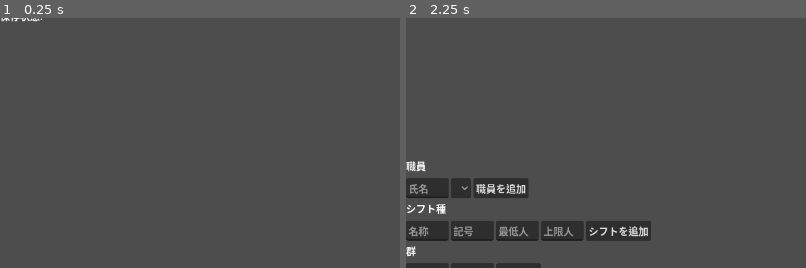
Above: before the commit, frames 1-2 (left to right).
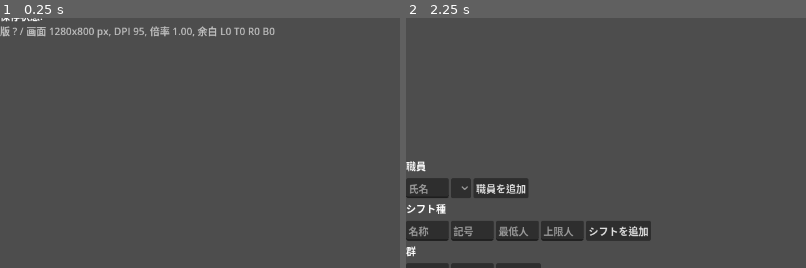
Above: after the commit, the same moments.

Repository: ichirocc/MAGI-Godot
Game: Godot game, scene res://scenes/Home.tscn
Two runs of this game, one before a commit and one after it. Both use one fixed random seed, a clock stepped at 60 frames per second and the inputs below.
Inputs:
- Up to frame 1 (0.25 s): no input
- Up to frame 2 (2.25 s): click "勤務表" at 0.5 s; click "ホーム" at 1.25 s; click "職員/群" at 2 s
The pictures show only the part of the screen within x 0-50%, y 24-74%; the shares and areas given below are measured in that part.

The runs differ from the first frame. In frame 1, 1.1% of the frame differs, in the area x 0-69%, y 3-8%; in frame 2, nothing differs.

Commit message:
実機レイアウト対応の修正: orientation を整数指定、拡大率を画面側で適用、システムバー inset を Kotlin から渡す（3.552.0）
3.551.0 は実機で 3 点とも効かなかった。
- project.godot: window/handheld/orientation は整数 enum。"sensor" は int() で 0=landscape に化けていた → 6
- nav.gd / base_screen.gd: content_scale_factor は Main::start が stretch/scale で上書きするため、
  autoload の _ready でなく各画面の _ready から Nav.apply_ui_scale()（冪等）
- 安全領域: get_display_safe_area() はカットアウトのみ。MagiGodotActivity が WindowInsets
  （systemBars+displayCutout）を magiInsets() で公開し、base_screen.safe_margins_px() が最大を余白に。
  Godot 側 padding と二重にならないよう --edge_to_edge を渡す
- snapshot に appVersion、ホーム末尾に 版/画面px/DPI/倍率/余白 を表示（スクリーンショットで判別）
- docs: godot-ui-migration.md 第8段、README、history、lessons。versionCode 772

Co-Authored-By: Claude Fable 5.1 <noreply@anthropic.com>
Claude-Session: https://claude.ai/code/session_01CFuPm4rhq1ZVwja79wwEpH

Diff:
--- a/godot/project.godot
+++ b/godot/project.godot
@@ -20,8 +20,9 @@
 
 window/size/viewport_width=1280
 window/size/viewport_height=800
-; 端末の回転に追従（3.551.0 ユーザー決定。安全領域と拡大率は base_screen.gd / nav.gd が実行時に合わせる）
-window/handheld/orientation="sensor"
+; 端末の回転に追従（3.551.0 ユーザー決定。安全領域と拡大率は base_screen.gd / nav.gd が実行時に合わせる）。
+; この設定は整数の enum（0=landscape 1=portrait … 6=sensor）。文字列で書くと int() で 0＝landscape に化ける（3.551.0 の実機で再現）。
+window/handheld/orientation=6
 
 [rendering]
 
--- a/godot/scripts/magi_api.gd
+++ b/godot/scripts/magi_api.gd
@@ -64,6 +64,16 @@
 func state() -> Dictionary:
 	return _last_state
 
+## システムバー＋カットアウトの inset（px, [left, top, right, bottom]）。Kotlin 側の WindowInsets 由来。
+## Godot の get_display_safe_area() はカットアウトしか含まないため、ステータスバー/ナビバー分はこちらで得る。
+func insets() -> Array:
+	if not is_native():
+		return [0, 0, 0, 0]
+	var parsed = JSON.parse_string(str(_activity_class.magiInsets()))
+	if parsed is Array and parsed.size() == 4:
+		return parsed
+	return [0, 0, 0, 0]
+
 ## 許可された操作のみ dispatch する（実際の許可判定はKotlin側 MagiOpWhitelist が最終判定）。
 ## 戻り値の "changed" は Kotlin 側が本文の変化で判定した値（no-op の操作は ok=true, changed=false）。
 func dispatch(op: String, args: Dictionary = {}) -> Dictionary:
--- a/godot/scripts/nav.gd
+++ b/godot/scripts/nav.gd
@@ -21,10 +21,16 @@
 	"undo_export": "取消/保存",
 }
 
-func _ready() -> void:
-	if OS.get_name() == "Android":
-		# 端末ピクセル 1:1 だと高 DPI 端末で文字が極小になる（実機 3.550.0）。dp 相当（DPI/160）へ拡大する。
-		get_tree().root.content_scale_factor = clampf(DisplayServer.screen_get_dpi() / 160.0, 1.0, 4.0)
+## dp 相当の拡大率（DPI/160）。端末ピクセル 1:1 だと高 DPI 端末で文字が極小になる（実機 3.550.0）。
+## Main::start が display/window/stretch/scale(=1.0) を root に適用した後でないと上書きされるため、
+## autoload の _ready ではなく各画面の _ready（base_screen）から呼ぶ。冪等。
+func apply_ui_scale() -> void:
+	if OS.get_name() != "Android":
+		return
+	var want := clampf(DisplayServer.screen_get_dpi() / 160.0, 1.0, 4.0)
+	var root := get_tree().root
+	if not is_equal_approx(root.content_scale_factor, want):
+		root.content_scale_factor = want
 
 func go(tab: String) -> void:
 	var path: String = SCENES.get(tab, "")
--- a/godot/scripts/screens/Home.gd
+++ b/godot/scripts/screens/Home.gd
@@ -41,6 +41,12 @@
 		var color = "red" if state.get("messageIsError", false) else "green"
 		lines.append("[color=%s]%s[/color]" % [color, bb(state["message"])])
 	lines.append("保存状態: %s" % state.get("saveState", ""))
+	# 版と画面の実測値（実機のスクリーンショットだけで版・拡大率・余白を確認するため）。
+	var win := DisplayServer.window_get_size()
+	var m := safe_margins_px()
+	lines.append("[color=gray]版 %s / 画面 %dx%d px, DPI %d, 倍率 %.2f, 余白 L%d T%d R%d B%d[/color]" % [
+		bb(state.get("appVersion", "?")), win.x, win.y, DisplayServer.screen_get_dpi(),
+		get_tree().root.content_scale_factor, int(m[0]), int(m[1]), int(m[2]), int(m[3])])
 	$VBox/Content.text = "\n".join(lines)
 	if _buttons.is_empty():
 		return
--- a/godot/scripts/screens/base_screen.gd
+++ b/godot/scripts/screens/base_screen.gd
@@ -19,10 +19,16 @@
 	# 端末幅に収まらないボタン列は横スクロール（build_actions の後＝サブクラスは $VBox/Actions を直接見られる）。
 	_wrap_horizontal(tab_bar)
 	_wrap_horizontal(actions)
+	Nav.apply_ui_scale()
 	_apply_safe_area()
-	get_tree().root.size_changed.connect(_apply_safe_area)
+	get_tree().root.size_changed.connect(_on_size_changed)
 	MagiApi.refresh()
 	_show_bridge_status()
+
+## 回転直後は WindowInsets の更新が window size の変化より遅れて届くので、少し置いて再適用する。
+func _on_size_changed() -> void:
+	_apply_safe_area()
+	get_tree().create_timer(0.3).timeout.connect(_apply_safe_area)
 
 func _wrap_horizontal(bar: Control) -> void:
 	var parent := bar.get_parent()
@@ -36,19 +42,29 @@
 	parent.move_child(scroll, idx)
 
 ## ステータスバー・カメラ穴・ナビゲーションバーの下に UI が潜らないよう、$VBox の余白を安全領域に合わせる。
+## Godot の get_display_safe_area()（カットアウトのみ）と Kotlin 側の WindowInsets（システムバー込み）の大きい方。
 ## Android のみ（デスクトップの get_display_safe_area はスクリーン座標でウィンドウと対応しない）。回転で再適用。
 func _apply_safe_area() -> void:
 	if OS.get_name() != "Android":
 		return
+	var m := safe_margins_px()
+	var s: float = get_tree().root.content_scale_factor
+	$VBox.offset_left = m[0] / s
+	$VBox.offset_top = m[1] / s
+	$VBox.offset_right = -m[2] / s
+	$VBox.offset_bottom = -m[3] / s
+
+## 余白 [left, top, right, bottom]（px）。Home の画面診断表示でも使う。
+func safe_margins_px() -> Array:
 	var win := DisplayServer.window_get_size()
 	var safe := DisplayServer.get_display_safe_area()
-	if win.x <= 0 or win.y <= 0 or safe.size.x <= 0 or safe.size.y <= 0:
-		return
-	var s: float = get_tree().root.content_scale_factor
-	$VBox.offset_left = maxf(0.0, safe.position.x / s)
-	$VBox.offset_top = maxf(0.0, safe.position.y / s)
-	$VBox.offset_right = -maxf(0.0, (win.x - safe.end.x) / s)
-	$VBox.offset_bottom = -maxf(0.0, (win.y - safe.end.y) / s)
+	var m := [0.0, 0.0, 0.0, 0.0]
+	if win.x > 0 and win.y > 0 and safe.size.x > 0 and safe.size.y > 0:
+		m = [float(safe.position.x), float(safe.position.y), float(win.x - safe.end.x), float(win.y - safe.end.y)]
+	var ins: Array = MagiApi.insets()
+	for i in range(4):
+		m[i] = maxf(0.0, maxf(m[i], float(ins[i])))
+	return m
 
 func _on_state_changed(state: Dictionary) -> void:
 	render(state)
Not shown, changed: README.md
Not shown, changed: app/build.gradle.kts
Not shown, changed: app/src/main/java/com/magi/app/godot/MagiBridge.kt
Not shown, changed: app/src/main/java/com/magi/app/godot/MagiGodotActivity.kt
Not shown, changed: docs/godot-ui-migration.md
Not shown, changed: docs/history/3.4xx.md
Not shown, changed: docs/history/INDEX.md
Not shown, changed: docs/lessons.md
